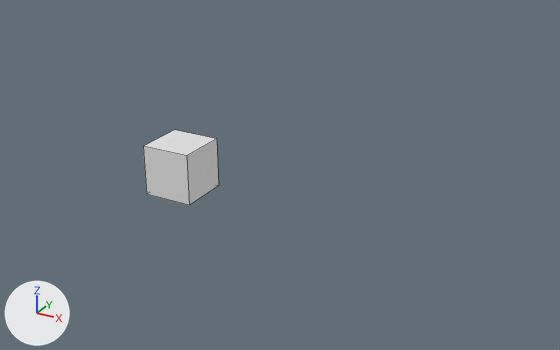
One commit to the Blender file tools/TL1.blend: the scene before it, then after it.
Before and after are seen from a 50 mm lens placed at (16.64, -22.39, 11.75), pointed at (4.69, -0.66, 0.88). Lighting does not change. The marker at lower left points along +X, +Y and +Z. The first picture is the older version. Mesh edges are drawn as thin lines.
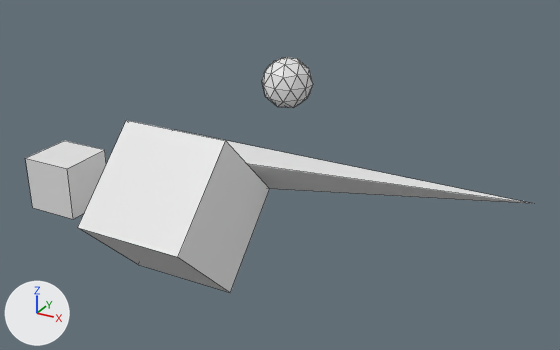
Pixel boxes (x1, y1, x2, y2) of what changed, in the pictures (560 x 350 px; the box of a moved part takes in the faces that stretch with it):
'立方体', added: after (78, 120, 270, 293)
'Cube', reshaped: before (143, 130, 219, 205); after (176, 130, 533, 204)
'立方体.001', added: after (26, 141, 106, 219)
'ICO球', added: after (262, 57, 313, 108)
part 1 of me_cube, moved or reshaped: before (144, 130, 219, 205); after (176, 130, 533, 204)

The edits, one by one:
me_cube is used by ob_cube; location (0.0, 0.0, 0.0).
me_cube had 8 vertices, 6 faces and spanned x -1.0..1.0, y -1.0..1.0, z -1.0..1.0.
me_cube now has 8 vertices, 6 faces and spans x -1.0..13.0, y -1.0..1.0, z -1.0..1.0.
Part 1, on me_cube:
Vertex 0 of me_cube moves from (1.0, 1.0, 1.0) at pixel (216, 138) to (13.0, 1.0, 1.0) at pixel (534, 203).
Mesh me_立方体_001 is new.
It is a box spanning x -1.0..1.0, y -1.0..1.0, z -1.0..1.0.
Mesh me_ico球 is new.
It is an icosphere of 80 faces spanning x -0.95..0.95, y -1.0..1.0, z -1.0..1.0.
Object '立方体.001' (ob_立方体_001) is new; it shows me_立方体_001.
Its parent is ob_ico球empty.
Its location is (0.0, 0.0, 0.0).
Object 'ICO球Empty' (ob_ico球empty) is new.
Its location is (-3.0, -3.0, 0.0).
Object '立方体' (ob_立方体) is new; it shows a copy of me_立方体_001.
Its parent is ob_ico球empty.
Its location is (5.0, 0.0, 0.0).
Its rotation in degrees is (45, 0, 0).
Its scale is (2.0, 2.0, 2.0).
Object 'ICO球' (ob_ico球) is new; it shows me_ico球.
Its parent is ob_cube.
Its location is (3.0, 3.0, 3.0).
